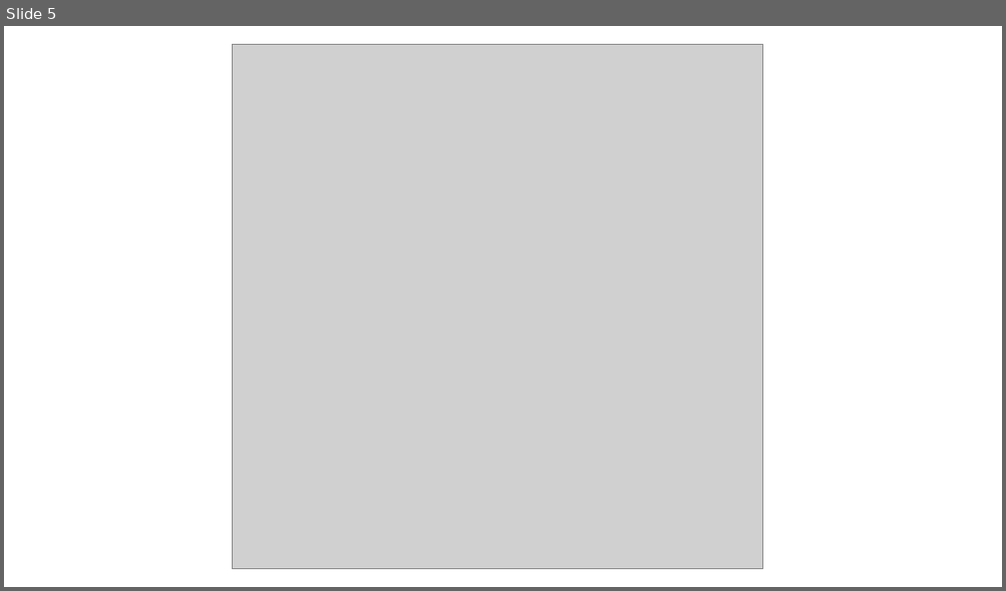
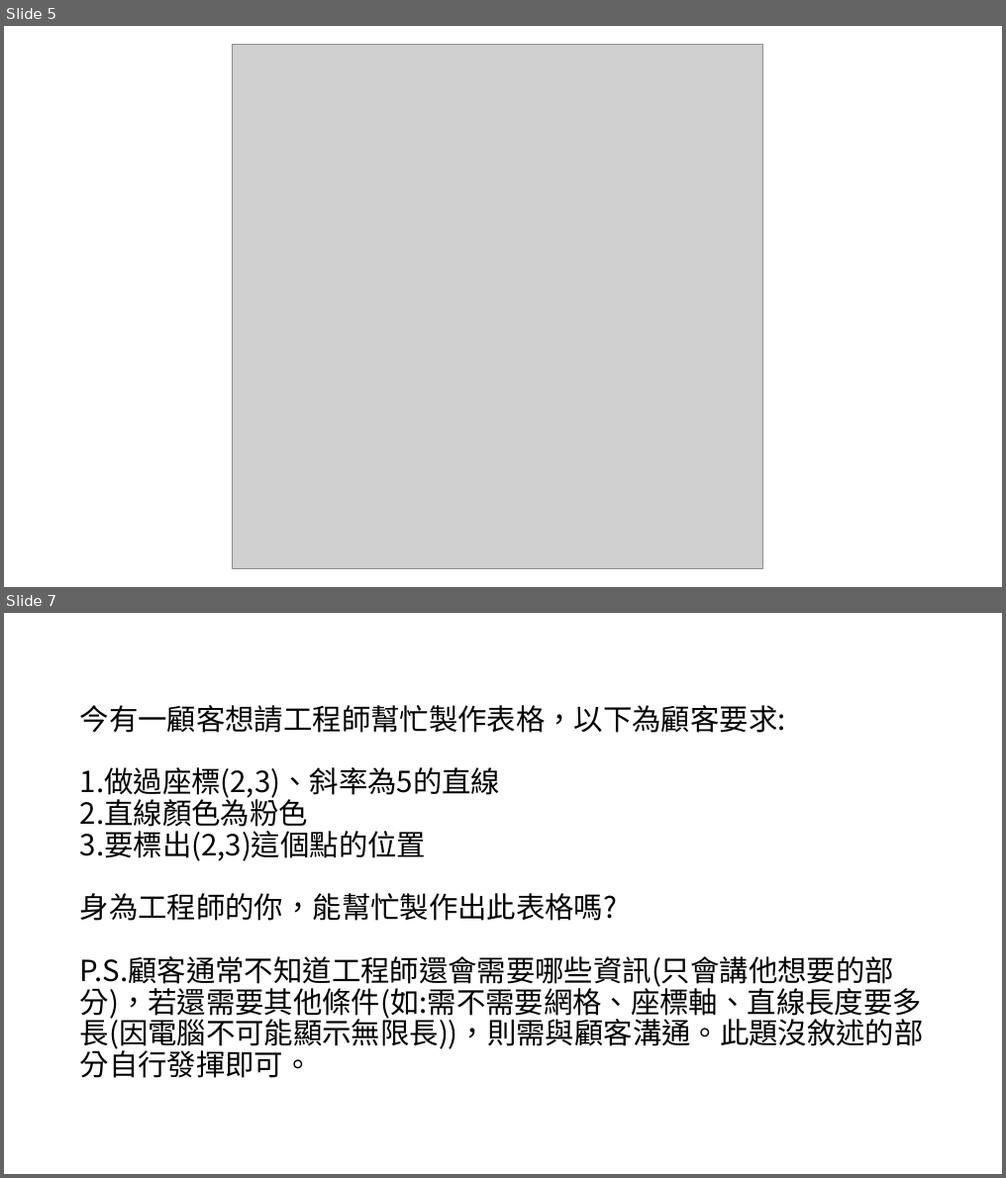
Before and after one commit to mapleYK/gifted-class, a slide deck: ppt/ch2.pptx. Shown one above the other, each under a label of ours: slide 5 before the commit, slides 5 and 7 after it; the slides between them are not shown. The pictures are 1006x591 and 1006x1178 pixels, drawn with LibreOffice and Linux fonts; fonts in the diff are those of the drawing; grey boxes stand for pictures. Boxes give left, top, right and bottom in pixels: in the first picture for what was removed or moved away, otherwise in the second. Text is boxed around its words. In the diff, an @@ line names an element or a change of style, - is before the commit and + after.

```diff
--- a/ppt/ch2.pptx
+++ b/ppt/ch2.pptx
@@ slide 7 added at bbox=[4, 613, 1002, 1174], background #FFFFFF @@
@@ title added at bbox=[80, 705, 924, 1078], 28 pt, text #000000 @@
+今有一顧客想請工程師幫忙製作表格，以下為顧客要求:
+1.做過座標(2,3)、斜率為5的直線
+2.直線顏色為粉色
+3.要標出(2,3)這個點的位置
+身為工程師的你，能幫忙製作出此表格嗎?
+P.S.顧客通常不知道工程師還會需要哪些資訊(只會講他想要的部分)，若還需要其他條件(如:需不需要網格、座標軸、直線長度要多長(因電腦不可能顯示無限長))，則需與顧客溝通。此題沒敘述的部分自行發揮即可。
```
Also in this commit, not shown: 2 other slides added, 1 slide removed.
